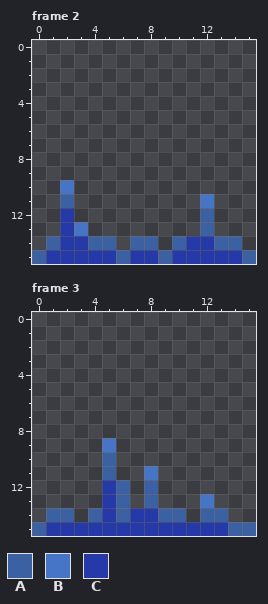
One commit to this pixel-art file: Assets/Art/UI/RollCharged.aseprite. Above is the file before it was changed.
16x16 pixels, 3 frames. Shown: frame 2, frame 3. The commit also changed other frames, which this record leaves out.
Palette (. is transparent): A #3c61a3  B #4674c7  C #2639a8
Pixels before, frame 2, first column x 0:
10 ..B.............
11 ..A.........B...
12 ..C.........A...
13 ..CB........A...
14 .ACCAA.AA.ACCAA.
15 ACCCCCACCACCCCCA
Pixels before, frame 3, first column x 0:
 9 .....B..........
10 .....A..........
11 .....A..B.......
12 .....CA.A.......
13 .....CA.A...B...
14 .AA.ACACCAA.AA..
15 ACCCCCCCCCCCCCAA
Now the later version:
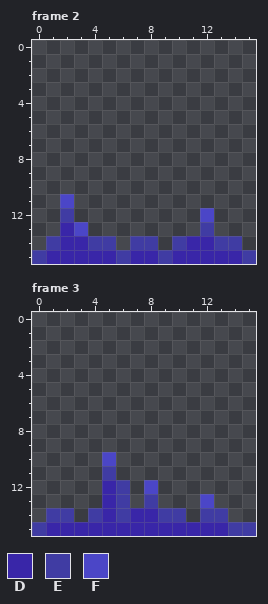
Colours new in this view: D #3926a8  E #403ca3  F #4b46c7
The author wrote: New roll recharge animation
Diff:
Changed rows in their new state; - is an unchanged pixel.
Frame 2:
first column x 0:
10 --.-------------
11 --F---------.---
12 --E---------F---
13 --DF--------E---
14 -EDDEE-EE-EDDEE-
15 EDDDDDEDDEDDDDDE
Frame 3:
first column x 0:
 9 -----.----------
10 -----F----------
11 -----E--.-------
12 -----DE-F-------
13 -----DE-E---F---
14 -EE-EDEDDEE-EE--
15 EDDDDDDDDDDDDDEE
